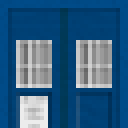
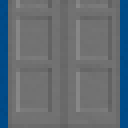
The second 128 x 128 image is a revision of the first. Changes to its layers:
moved "Layer 4" into group "Group 1", painted on it over [8, 0, 120, 128]
added group "Group 2" with 3 layers above "Layer 2" over [8, 0, 120, 128]
added layer "Layer 6 copy 3" (soft light) in group "Group 2" over [8, 0, 120, 128]
added layer "Layer 6 copy 2" (color) in group "Group 2" over [8, 0, 120, 128]
showed "Layer 1", moved it into group "Group 2", painted on it over [8, 0, 120, 128]
painted on "Layer 2" over [8, 0, 120, 8]
